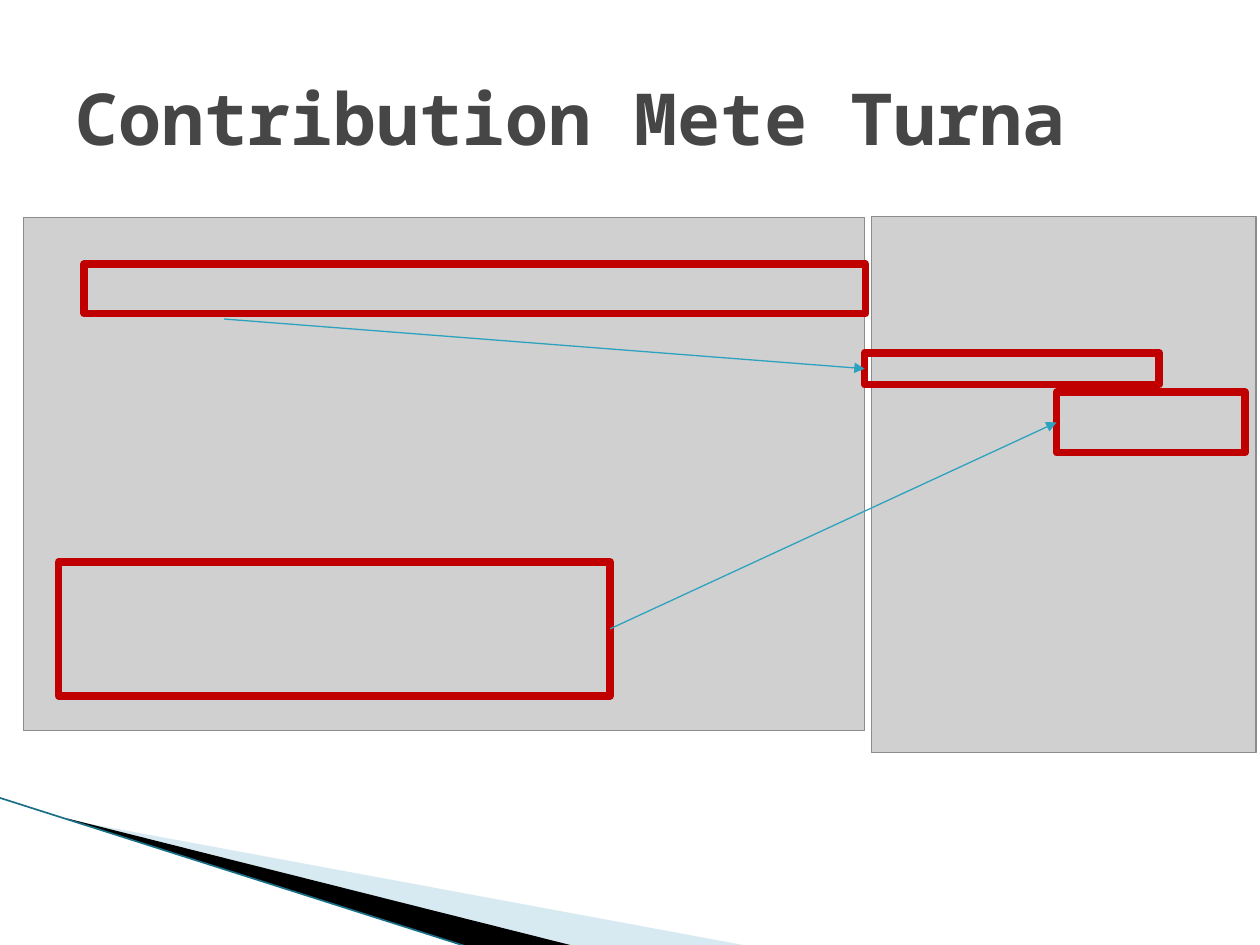
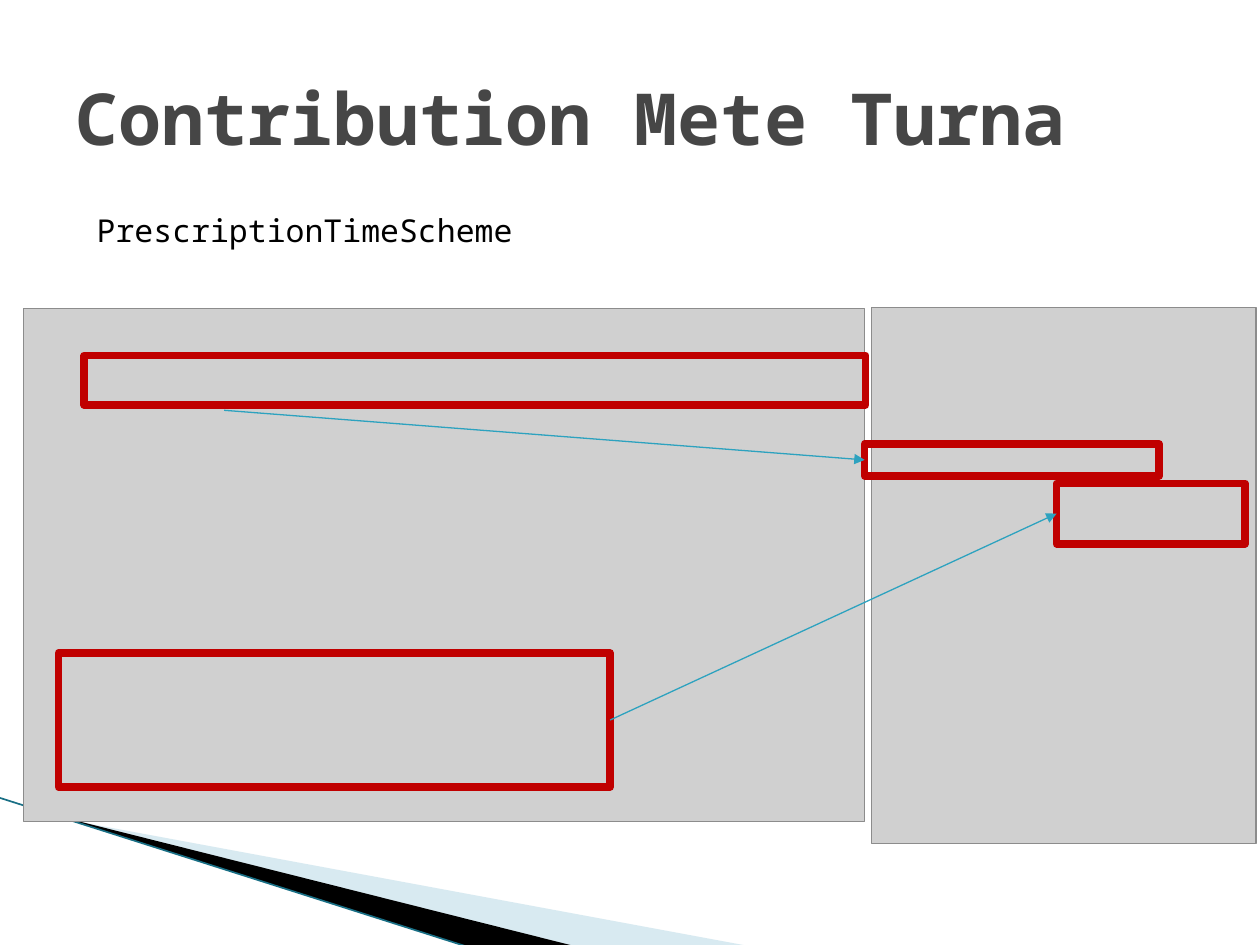
Before and after one commit to MarwinPhilips/ch.bfh.btx8081.w2015.schwarz, a slide deck: slide 5 of Documents/Task 14/Task 14.pptx (slide 7 before the commit). Drawn at 1260x945 pixels with LibreOffice and Linux fonts; fonts in the diff are those of the drawing; grey boxes stand for pictures; background and template pictures are left out. Boxes give left, top, right and bottom in pixels: in the first picture for what was removed or moved away, otherwise in the second. Text is boxed around its words. In the diff, an @@ line names an element or a change of style, - is before the commit and + after.

```diff
--- a/Documents/Task 14/Task 14.pptx
+++ b/Documents/Task 14/Task 14.pptx
@@ text added at box(97, 218, 513, 250), 18 pt, text #000000 @@
+PrescriptionTimeScheme
@@ 4 rectangles, 2 pictures, 2 arrows: place and size @@
-4 rectangles, 2 pictures, 2 arrows at box(24, 217, 1256, 752)
+4 rectangles, 2 pictures, 2 arrows at box(24, 307, 1256, 843)
```
Also in this commit, not shown: 5 other slides changed, 3 slides added, 9 slides removed, 1 other file.
